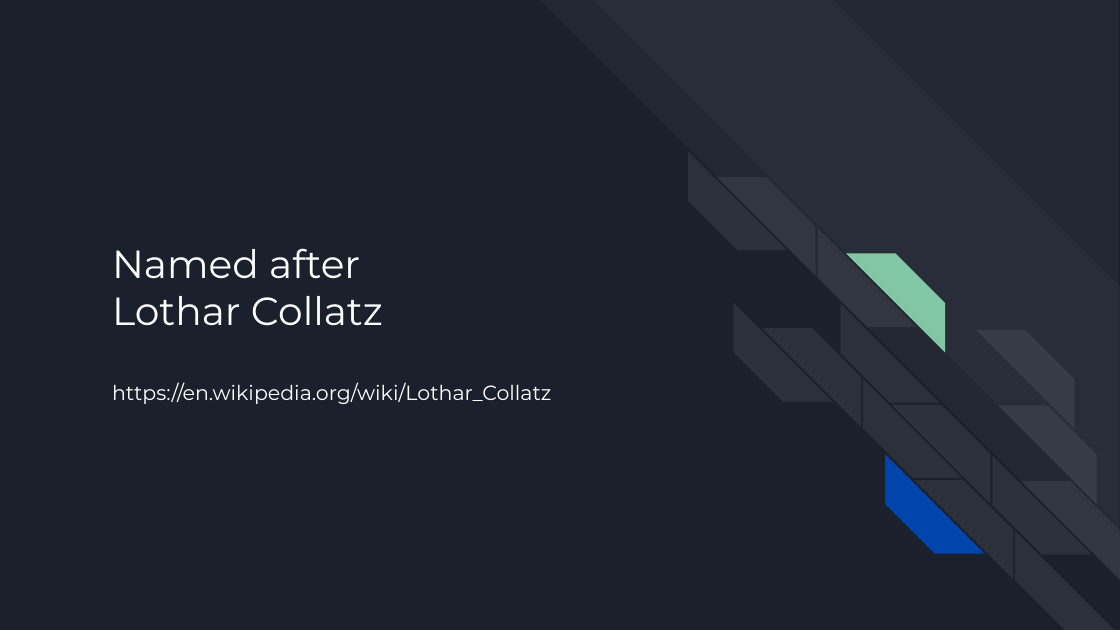
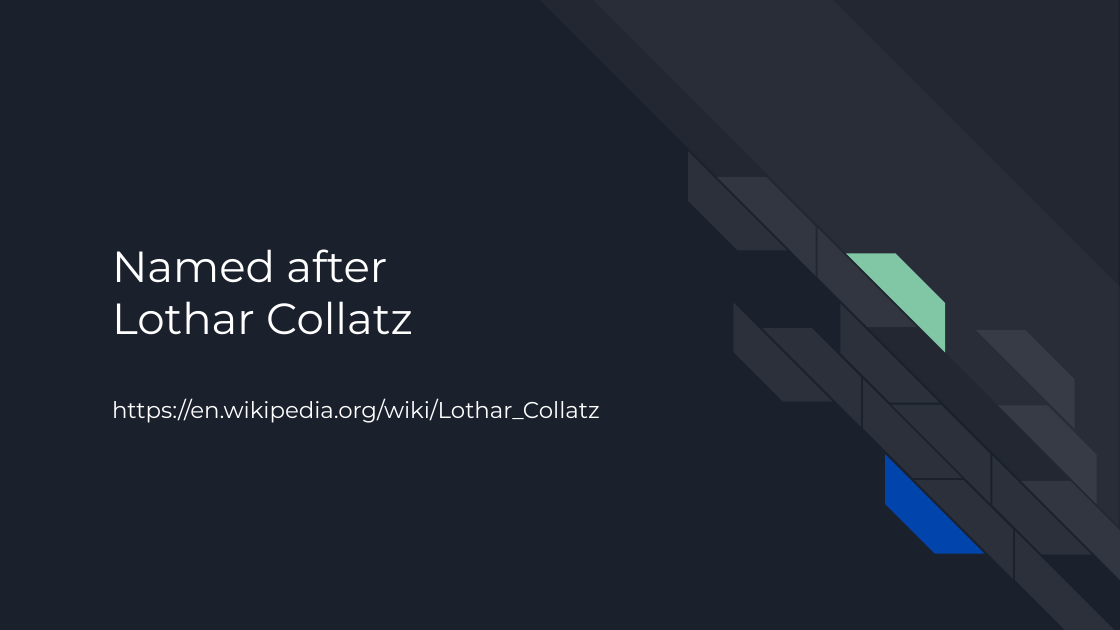
Before and after one commit to damyanmirchev/tnpo, a slide deck: slide 4 of docs/The Simplest Math problem no one can solve.pptx. Drawn at 1120x630 pixels with LibreOffice and Linux fonts; fonts in the diff are those of the drawing. Boxes give left, top, right and bottom in pixels: in the first picture for what was removed or moved away, otherwise in the second. Text is boxed around its words. In the diff, an @@ line names an element or a change of style, - is before the commit and + after.

Commit message:
The Collatz Conjecture: Small updates to the presentation

```diff
--- a/docs/The Simplest Math problem no one can solve.pptx
+++ b/docs/The Simplest Math problem no one can solve.pptx
@@ title "Named after Lothar Collatz https://en.wikipedia.org/wiki/Lot ..." at (x1=112, y1=249, x2=600, y2=423): size 25.2 to 28 pt in "Named after Lothar Collatz"; size 13.2 to 14.7 pt in "https://en.wikipedia.org/wiki/Lothar_Collatz" @@
```
Also in this commit, not shown: 2 other slides changed, 1 other file.
